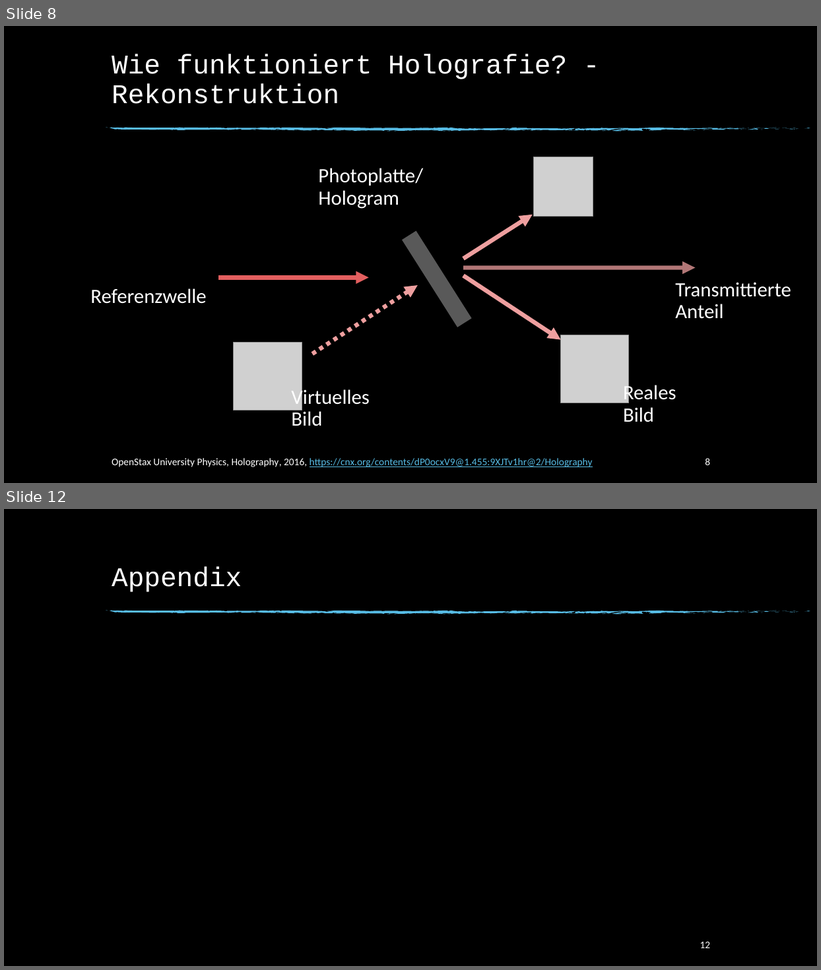
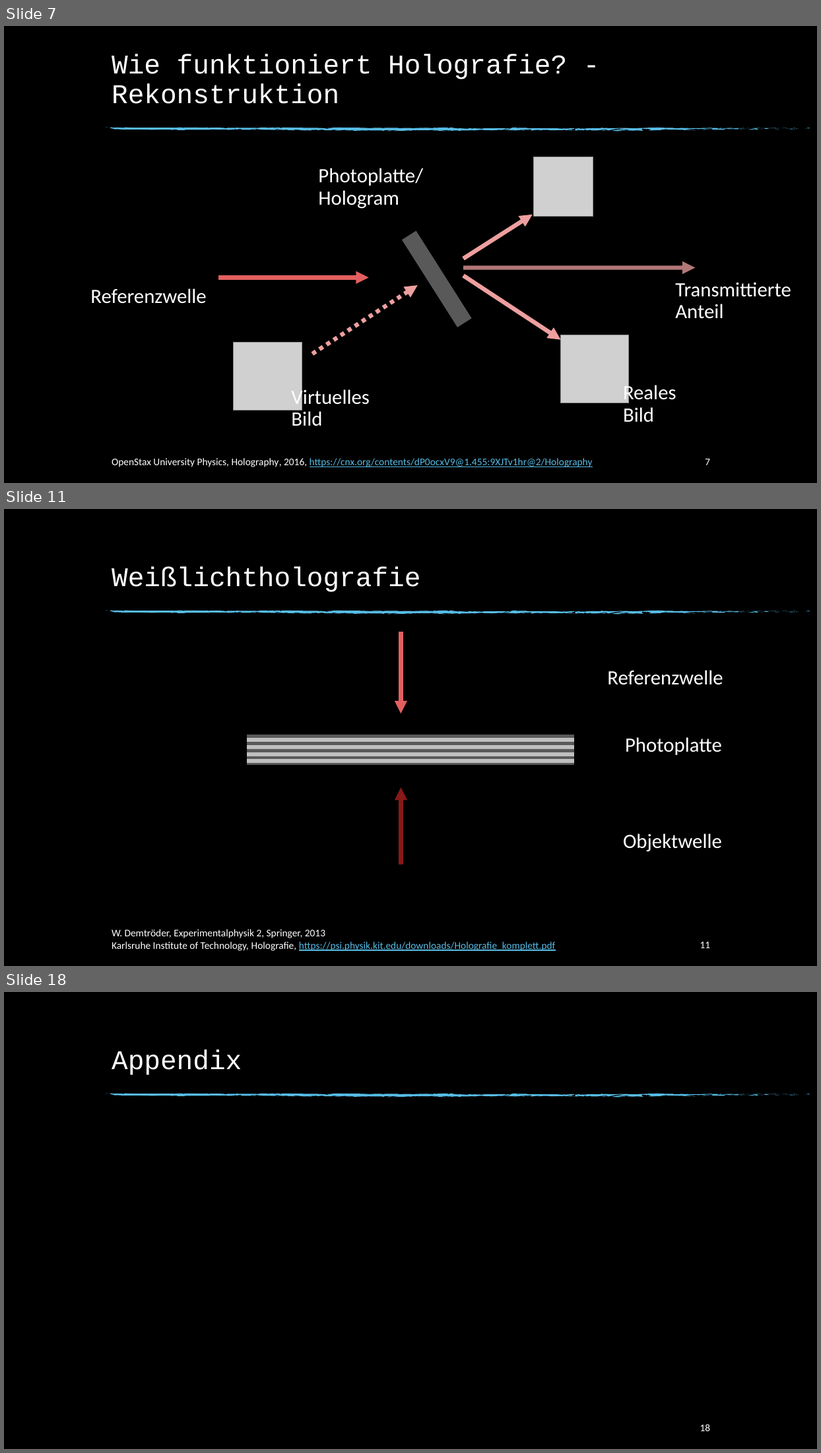
Before and after one commit to beckstev/presentations, a slide deck: holography/holography_presentation.pptx. Shown one above the other, each under a label of ours: slides 8 and 12 before the commit, slides 7, 11 and 18 after it; the slides between them are not shown. The pictures are 821x970 and 821x1453 pixels, drawn with LibreOffice and Linux fonts; fonts in the diff are those of the drawing; grey boxes stand for pictures; background and template pictures are left out. Boxes give left, top, right and bottom in pixels: in the first picture for what was removed or moved away, otherwise in the second. Text is boxed around its words. In the diff, an @@ line names an element or a change of style, - is before the commit and + after.

```diff
--- a/holography/holography_presentation.pptx
+++ b/holography/holography_presentation.pptx
@@ slide 11 added at box(4, 509, 817, 966), background picture (left out); not listed: 74 template elements that a slide beside it also shows @@
@@ title added at box(112, 566, 420, 592), 32 pt, text #FFFFFF @@
+Weißlichtholografie
@@ arrow added from (401, 632) to (401, 714), #E35F5F 5 pt @@
@@ text added at box(607, 670, 723, 685), 24 pt, text #FFFFFF @@
+Referenzwelle
@@ rectangle added at box(247, 735, 574, 765), fill #595959, outline #595959 1 pt @@
@@ rectangle added at box(248, 739, 574, 742), fill #BFBFBF, outline #BFBFBF 1 pt @@
@@ rectangle added at box(248, 746, 574, 749), fill #BFBFBF, outline #BFBFBF 1 pt @@
@@ text added at box(625, 737, 722, 755), 24 pt, text #FFFFFF @@
+Photoplatte
@@ rectangle added at box(248, 753, 574, 756), fill #BFBFBF, outline #BFBFBF 1 pt @@
@@ rectangle added at box(248, 760, 574, 762), fill #BFBFBF, outline #BFBFBF 1 pt @@
@@ arrow added from (401, 865) to (401, 788), #891818 5 pt @@
@@ text added at box(623, 834, 722, 852), 24 pt, text #FFFFFF @@
+Objektwelle
@@ text added at box(112, 929, 556, 951), 12 pt, text #FFFFFF @@
+W. Demtröder, Experimentalphysik 2, Springer, 2013
+Karlsruhe Institute of Technology, Holografie, https://psi.physik.kit.edu/downloads/Holografie_komplett.pdf
@@ page number added at box(700, 942, 711, 949), 12 pt, text #FFFFFF @@
+11
@@ what was slide 8 is now slide 7 @@
@@ page number at box(705, 459, 710, 466): text changed @@
-8
+7
@@ what was slide 12 is now slide 18 @@
@@ page number at box(700, 1424, 711, 1432): text changed @@
-12
+18
```
Also in this commit, not shown: 5 slides changed, 6 other slides added, 1 slide removed.
